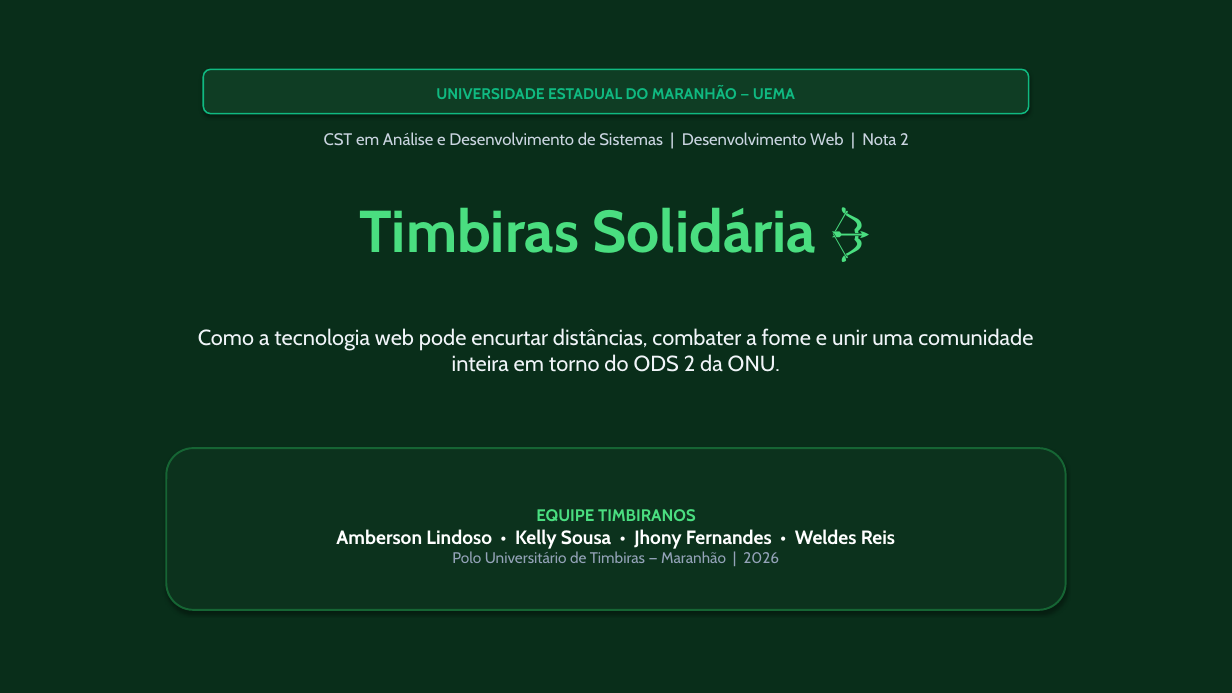
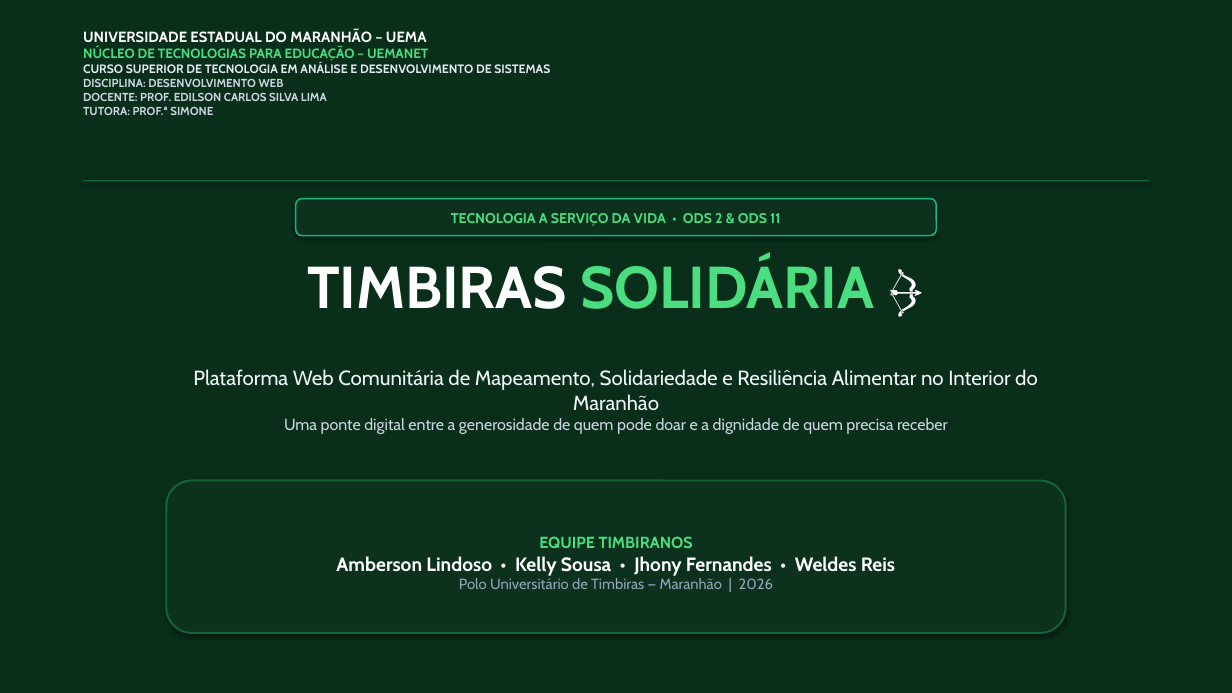
Before and after one commit to ambersonrogers/timbiras-solidaria, a slide deck: slide 1 of public/Relatorio_Atividade_2_Slides.pptx. Drawn at 1232x693 pixels with LibreOffice and Linux fonts; fonts in the diff are those of the drawing. Boxes give left, top, right and bottom in pixels: in the first picture for what was removed or moved away, otherwise in the second. Text is boxed around its words. In the diff, an @@ line names an element or a change of style, - is before the commit and + after.

```diff
--- a/public/Relatorio_Atividade_2_Slides.pptx
+++ b/public/Relatorio_Atividade_2_Slides.pptx
@@ text at [83, 29, 550, 115]: text changed; size 12 to 9 pt; text colour #10B981 to #CBD5E1 @@
-UNIVERSIDADE ESTADUAL DO MARANHÃO — UEMA
+UNIVERSIDADE ESTADUAL DO MARANHÃO – UEMA
+NÚCLEO DE TECNOLOGIAS PARA EDUCAÇÃO – UEMANET
+CURSO SUPERIOR DE TECNOLOGIA EM ANÁLISE E DESENVOLVIMENTO DE SISTEMAS
+DISCIPLINA: DESENVOLVIMENTO WEB
+DOCENTE: PROF. EDILSON CARLOS SILVA LIMA
+TUTORA: PROF.ª SIMONE
@@ text "UNIVERSIDADE ESTADUAL DO MARANHÃO – ...": place and size @@
-text "UNIVERSIDADE ESTADUAL DO MARANHÃO – ..." at [203, 69, 1029, 114]
+text "UNIVERSIDADE ESTADUAL DO MARANHÃO – ..." at [83, 29, 550, 115]
@@ text "UNIVERSIDADE ESTADUAL DO MARANHÃO – ..." at [83, 29, 550, 115]: vertical alignment middle to top; fill #0F3D24 to none; outline #10B981 1.2 pt to none; shadow off @@
@@ text removed at [324, 132, 909, 146] @@
-CST em Análise e Desenvolvimento de Sistemas | Desenvolvimento Web | Nota 2
@@ rectangle added at [83, 180, 1149, 181], fill #166534 @@
@@ rounded rectangle added at [296, 199, 936, 236], fill #0C321D, outline #10B981 1.2 pt, 11 pt, text #4ADE80, bold @@
+TECNOLOGIA A SERVIÇO DA VIDA • ODS 2 & ODS 11
@@ text at [307, 258, 874, 309]: text changed; text colour #4ADE80 to #FFFFFF @@
-Timbiras Solidária 🏹
+TIMBIRAS SOLIDÁRIA 🏹
@@ text removed at [198, 328, 1033, 372] @@
-Como a tecnologia web pode encurtar distâncias, combater a fome e unir uma comunidade inteira em torno do ODS 2 da ONU.
@@ text added at [193, 369, 1038, 434], 16 pt, text #F1F5F9 @@
+Plataforma Web Comunitária de Mapeamento, Solidariedade e Resiliência Alimentar no Interior do Maranhão
+Uma ponte digital entre a generosidade de quem pode doar e a dignidade de quem precisa receber
@@ rounded rectangle "EQUIPE TIMBIRANOS": place and size @@
-rounded rectangle "EQUIPE TIMBIRANOS" at [166, 448, 1066, 610]
+rounded rectangle "EQUIPE TIMBIRANOS" at [166, 481, 1066, 633]
@@ text in rounded rectangle at [459, 536, 773, 589]: size 13 to 12.5 pt in "EQUIPE TIMBIRANOS"; size 12 to 11.5 pt in "Polo Universitário de Timbiras — Maranhão | ..." @@
```
Also in this commit, not shown: 12 other slides changed, 1 other file.
